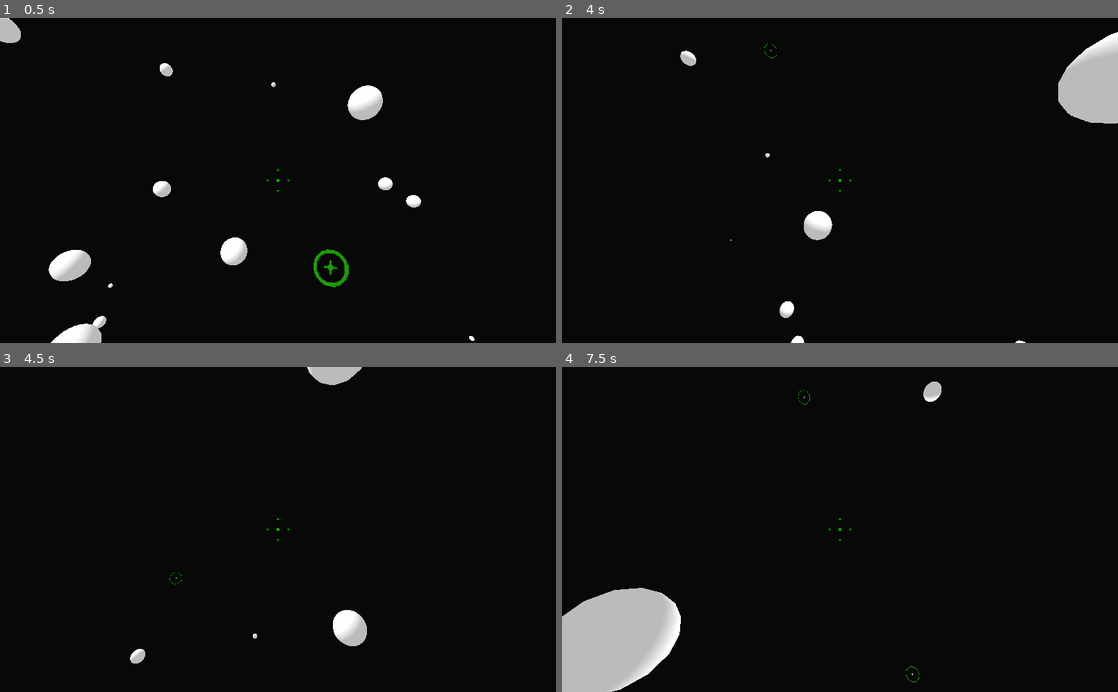
Above: before the commit, frames 1-4 (two rows, left to right).
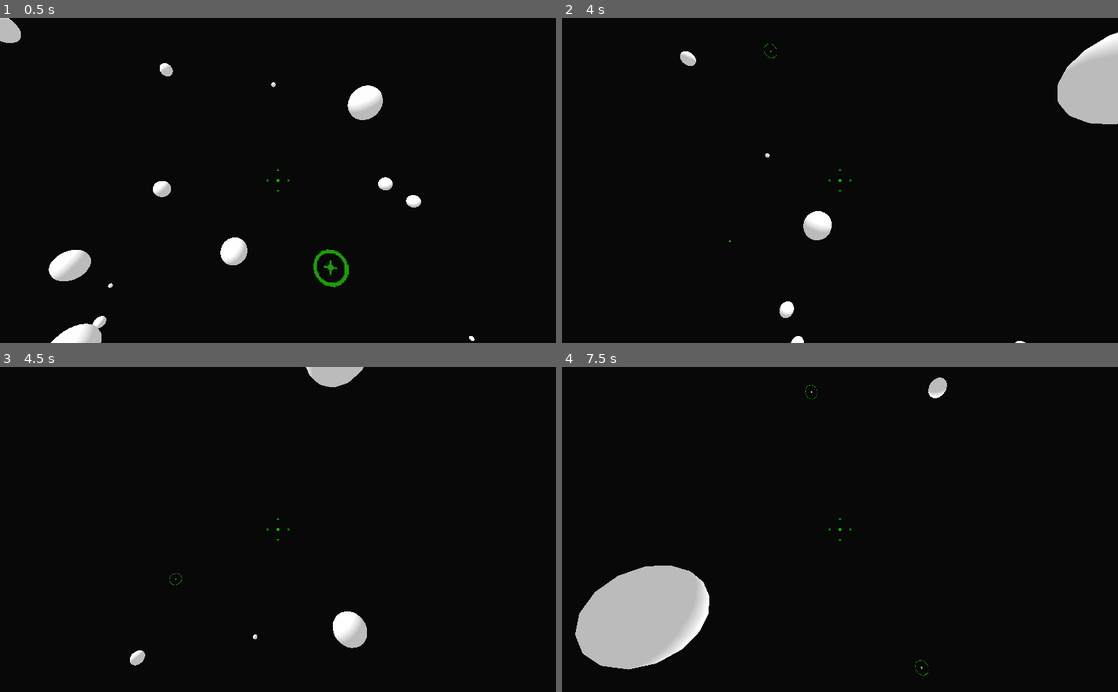
Above: after the commit, the same moments.

Repository: nonk123/CherryFlavouredPepsi
Game: Godot game, scene res://space/space.tscn
The game is run twice, just before and just after one commit, with the same random seed, the same clock (stepped at 60 frames per second) and the same inputs.
Inputs (mouse positions are in pixels of both pictures, inside the frame that each line leads up to):
- Up to frame 1 (0.5 s): no input
- Up to frame 2 (4 s): tap Enter at 0.5 s; move the mouse to (867, 180) at 0.52 s; hold Right mouse button (halt) 0.53-1.28 s; move the mouse to (812, 180) at 1.27 s; tap Q (roll+) at 1.35 s; move the mouse to (851, 174) at 2.02 s; hold E (roll-) 2.03-2.78 s; move the mouse to (834, 187) at 2.77 s; click (834, 187) at 2.85 s; move the mouse to (878, 183) at 3.52 s; hold D (x+) from 3.53 s (still down)
- Up to frame 3 (4.5 s): move the mouse to (233, 526) at 4.27 s; release D (x+) at 4.28 s; tap A (x-) at 4.35 s
- Up to frame 4 (7.5 s): move the mouse to (845, 529) at 5.02 s; hold R (y+) 5.03-5.78 s; move the mouse to (817, 523) at 5.77 s; tap F (y-) at 5.85 s; move the mouse to (867, 529) at 6.52 s; hold S (z+) 6.53-7.28 s; move the mouse to (812, 529) at 7.27 s; tap W (z-) at 7.35 s

Frame 1 is identical in both runs. In frame 2, less than 0.1% of the frame differs, in the area x 21-100%, y 4-100%; in frame 3, 0.2%; in frame 4, 4.2%, in the area x 0-70%, y 3-100%.

Commit message:
Implement a simple damage-on-collision system
Since the player is now able to die, respawn was also added.

Diff:
--- a/space/space.gd
+++ b/space/space.gd
@@ -24,10 +24,14 @@
 	place_asteroids()
 	place_enemies()
 
+	ensure_player_exists()
+
 	Global.space = self
 
 
 func _physics_process(_delta: float) -> void:
+	ensure_player_exists()
+
 	for body in Global.get_bodies_affected_by_gravity():
 		var total_gravity := Vector3.ZERO
 
@@ -39,8 +43,18 @@
 		body.add_central_force(total_gravity)
 
 
+func ensure_player_exists() -> void:
+	var player: Spaceship = spaceships.get_node_or_null("Player")
+
+	if not player:
+		player = preload("res://spaceship/spaceship.tscn").instance()
+		player.name = "Player"
+		player.set_script(preload("res://spaceship/player.gd"))
+		spaceships.add_child(player)
+
+
 func is_occupied(point: Vector3, radius: float) -> bool:
-	var solids = asteroids.get_children()
+	var solids := asteroids.get_children()
 	solids.append_array(spaceships.get_children())
 
 	for solid in solids:
@@ -52,7 +66,7 @@
 
 func get_random_point(radius: float) -> Vector3:
 	while true:
-		var point = Vector3(randf() - 0.5, randf() - 0.5, randf() - 0.5) * 2.0 * extents
+		var point := Vector3(randf() - 0.5, randf() - 0.5, randf() - 0.5) * 2.0 * extents
 
 		if not is_occupied(point, radius):
 			return point
@@ -70,7 +84,7 @@
 
 func place_enemies() -> void:
 	for _i in range(enemies_count):
-		var enemy = preload("res://spaceship/spaceship.tscn").instance()
+		var enemy := preload("res://spaceship/spaceship.tscn").instance()
 		enemy.translation = get_random_point(enemy.radius)
 		enemy.set_script(preload("res://spaceship/enemy.gd"))
 		spaceships.add_child(enemy)
--- a/space/space.tscn
+++ b/space/space.tscn
@@ -1,16 +1,11 @@
-[gd_scene load_steps=4 format=2]
+[gd_scene load_steps=2 format=2]
 
-[ext_resource path="res://spaceship/spaceship.tscn" type="PackedScene" id=1]
 [ext_resource path="res://space/space.gd" type="Script" id=2]
-[ext_resource path="res://spaceship/player.gd" type="Script" id=3]
 
 [node name="Space" type="Spatial"]
 script = ExtResource( 2 )
 
 [node name="Spaceships" type="Spatial" parent="."]
-
-[node name="Player" parent="Spaceships" instance=ExtResource( 1 )]
-script = ExtResource( 3 )
 
 [node name="Asteroids" type="Spatial" parent="."]
 
--- a/spaceship/spaceship.gd
+++ b/spaceship/spaceship.gd
@@ -27,20 +27,18 @@
 		return preload("res://weapons/plasma_ball.tscn").instance()
 
 
-signal dead()
-
-
 export(Mesh) var mesh = preload("res://spaceship/default_mesh.tres")
 
-export var acceleration := 20.0
+export var acceleration := 30.0
 export var mobility := 6.0
 
-export var max_speed := 15.0
+export var max_speed := 20.0
 export var max_torque := 7.0
 
 export var radius := 1.5
 
 export var max_health := 100.0
+export var collision_damage := 3.0
 
 export var team := 0
 
@@ -65,8 +63,6 @@
 
 func _integrate_forces(state: PhysicsDirectBodyState) -> void:
 	if dead:
-		state.linear_velocity = Vector3.ZERO
-		state.angular_velocity = Vector3.ZERO
 		return
 
 	var force := transform.basis.xform(velocity_control) * acceleration
@@ -123,12 +119,19 @@
 	return distance_a < distance_b
 
 
+func _on_collision(body: PhysicsBody) -> void:
+	var body_velocity := (body as RigidBody).linear_velocity if body is RigidBody else Vector3.ZERO
+	var total_velocity := linear_velocity - body_velocity
+
+	if total_velocity.length() > 5.0:
+		deal_damage(collision_damage * total_velocity.length())
+
+
 func deal_damage(amount: float) -> void:
 	health -= amount
 
 	if health <= 0.01 and not dead:
 		dead = true
-		emit_signal("dead")
 		Global.spawn_explosion(radius, 5.0, translation)
 		$DestructionTimer.start()
 
--- a/spaceship/spaceship.tscn
+++ b/spaceship/spaceship.tscn
@@ -4,6 +4,8 @@
 
 [node name="Spaceship" type="RigidBody"]
 mass = 3.0
+contacts_reported = 3
+contact_monitor = true
 can_sleep = false
 script = ExtResource( 1 )
 
@@ -23,4 +25,5 @@
 wait_time = 3.0
 one_shot = true
 
+[connection signal="body_entered" from="." to="." method="_on_collision"]
 [connection signal="timeout" from="DestructionTimer" to="." method="queue_free"]
